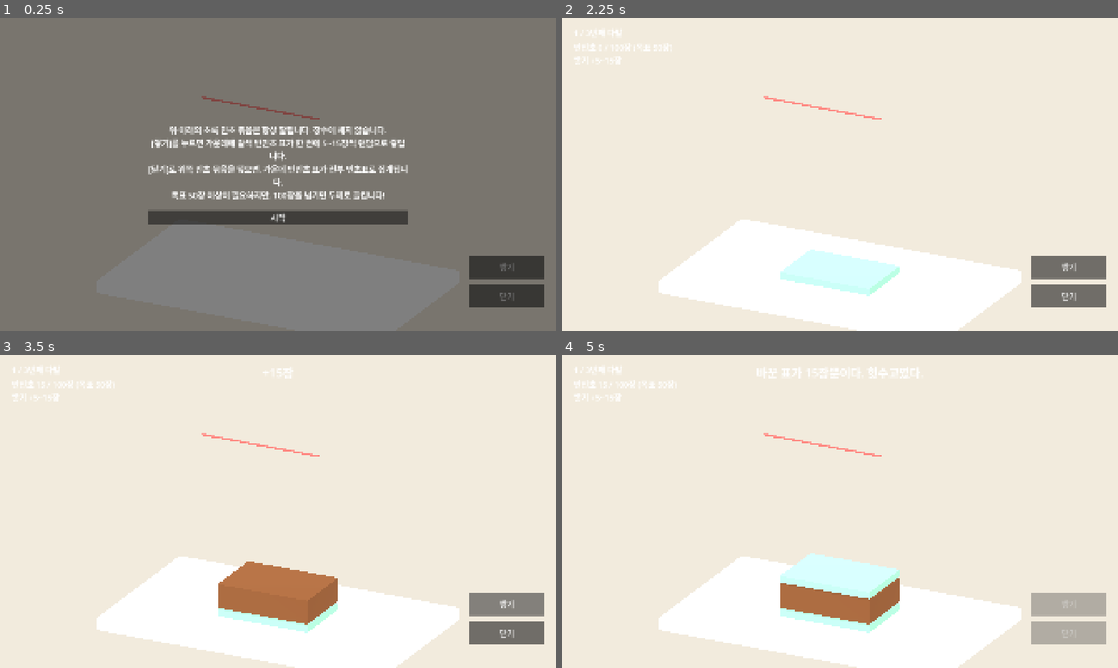
Above: before the commit, frames 1-4 (two rows, left to right).
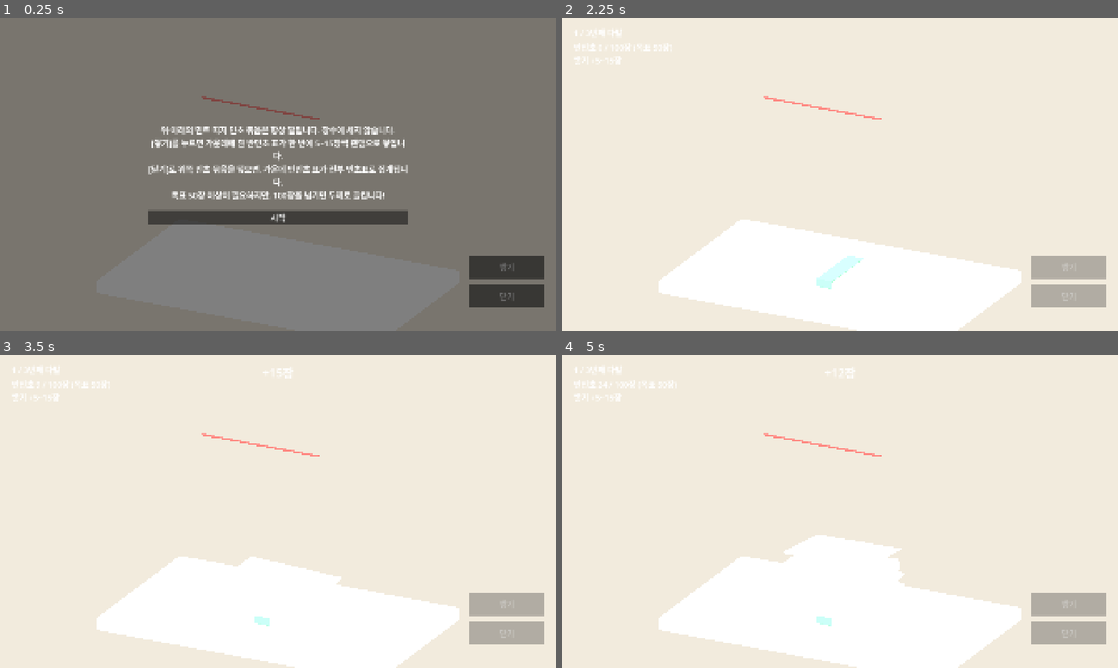
Above: after the commit, the same moments.

Repository: hahaha13791/mincho-game
Game: Godot game, scene res://minigames/sandwich_ballot/sandwich_ballot.tscn
Two runs of this game, one before a commit and one after it. Both use one fixed random seed, a clock stepped at 60 frames per second and the inputs below. This scene is started directly instead of the project's main scene.
Inputs (mouse positions are in pixels of both pictures, inside the frame that each line leads up to):
- Up to frame 1 (0.25 s): no input
- Up to frame 2 (2.25 s): click "쌓기" at 0.5 s; click "닫기" at 1.25 s; click "시작" at 2 s
- Up to frame 3 (3.5 s): click "쌓기" at 2.75 s
- Up to frame 4 (5 s): click (1067, 633) at 3.5 s, where only the run before the commit has a clickable "닫기"; click (1067, 605) at 4.25 s, where only the run after the commit has a clickable "쌓기"

The runs differ from the first frame. In frame 1, 1.2% of the frame differs, in the area x 29-73%, y 34-46%; in frame 2, 3.6%; in frame 3, 5.8%, in the area x 6-98%, y 8-93%; in frame 4, 5.7%.

Commit message:
feat(sandwich_ballot): 흰 종이가 한 장씩 쌓이는 연출, 민트 띠지 민초 묶음, 버스트 때 종이가 미끄러져 떨어짐
- props/paper_stack: 종이가 한 장씩 비스듬히 떨어져 삐뚤게 쌓이고 가끔 삐져나옴.
  민초 묶음은 민트 띠지(맨 위는 민트 '卜' 도장)로 툭 떨어짐. 버스트 때 흔들린 뒤 맨 위 종이가 탁자 밖으로
- 쌓이는 동안 버튼을 막고, 장수 표시는 종이가 내려앉을 때마다 오름. 판정은 그대로
- stamp_mark를 common/으로 옮겨 피아노표와 같이 씀
- sandwich_config에 sheet_interval 추가, 튜토리얼 문구 갱신

Co-Authored-By: Claude Opus 5.5 <noreply@anthropic.com>
Claude-Session: https://claude.ai/code/session_01Vwi6rniWjHWN2EhyiYoRbx

Diff:
--- a/minigames/piano_ballot/props/stamp_mark.tscn
+++ b/common/stamp_mark.tscn
@@ -1,6 +1,6 @@
 [gd_scene load_steps=3 format=3]
 
-[ext_resource type="Script" path="res://minigames/piano_ballot/props/stamp_mark.gd" id="1"]
+[ext_resource type="Script" path="res://common/stamp_mark.gd" id="1"]
 
 [sub_resource type="TorusMesh" id="ring"]
 inner_radius = 0.2
--- a/minigames/piano_ballot/piano_ballot.gd
+++ b/minigames/piano_ballot/piano_ballot.gd
@@ -9,7 +9,7 @@
 const WATCHER: PackedScene = preload("res://common/watcher.tscn")
 const CONVEYOR: PackedScene = preload("res://minigames/piano_ballot/props/conveyor.tscn")
 const STAMP: PackedScene = preload("res://minigames/piano_ballot/props/stamp.tscn")
-const STAMP_MARK: PackedScene = preload("res://minigames/piano_ballot/props/stamp_mark.tscn")
+const STAMP_MARK: PackedScene = preload("res://common/stamp_mark.tscn")
 const SPACING: float = 2.0 # 박자당 표 사이 거리
 const STAMPER_REST_Y: float = 2.5
 const STAMPER_PRESS_Y: float = 0.5
--- /dev/null
+++ b/minigames/sandwich_ballot/props/paper_stack.gd
@@ -0,0 +1,122 @@
+class_name PaperStack
+extends Node3D
+## 샌드위치표 다발 겉모습과 쌓이는 연출. 로직은 reset / add_bundle / add_sheets / collapse만 쓴다.
+## 반민초 표 = 흰 종이 한 장씩, 민초 묶음 = 민트 띠지를 두른 흰 종이 덩어리(맨 위 묶음엔 민트 '卜' 도장).
+
+signal sheet_landed ## 종이 한 장이 내려앉을 때마다
+
+const PALETTE: Palette = preload("res://common/style/palette.tres")
+const STAMP_MARK: PackedScene = preload("res://common/stamp_mark.tscn")
+const FALL_TIME: float = 0.12 # 종이 한 장이 떨어지는 시간
+const DROP_FROM: float = 0.7 # 이만큼 위에서 떨어진다
+const STICK_OUT_CHANCE: float = 0.12 # 옆으로 삐져나오는 종이 비율
+const SLIDE_OFF_X: float = 5.6 # 버스트 때 종이가 미끄러져 나가는 거리. 탁자 반폭(5)보다 커야 한다
+
+var bundle_xz: Vector2 = Vector2(3.2, 2.2)
+var sheet_h: float = 0.06
+var bundle_h: float = 0.25
+var interval: float = 0.05 # 종이 사이 간격(초)
+
+var _top_y: float = 0.0
+var _sheets: Array[Node3D] = []
+
+
+func reset(floor_y: float) -> void:
+	for c in get_children():
+		c.queue_free()
+	_sheets.clear()
+	_top_y = floor_y
+
+
+## 민초 묶음을 한 덩어리로 툭 떨어뜨린다. 끝나면 돌아온다(await 가능)
+func add_bundle(top: bool) -> void:
+	var y: float = _top_y + bundle_h / 2.0
+	_top_y += bundle_h
+	var bundle: Node3D = Node3D.new()
+	add_child(bundle)
+	_add_box(bundle, Vector3(bundle_xz.x, bundle_h * 0.94, bundle_xz.y), Vector3.ZERO, PALETTE.paper.darkened(0.03))
+	_add_box(bundle, Vector3(0.55, bundle_h + 0.02, bundle_xz.y + 0.02), Vector3.ZERO, PALETTE.mincho) # 띠지
+	if top:
+		var mark: Node3D = STAMP_MARK.instantiate()
+		mark.ink = PALETTE.mincho.darkened(0.2)
+		mark.scale = Vector3.ONE * 2.2
+		mark.position = Vector3(-0.9, bundle_h / 2.0 + 0.005, 0.1)
+		mark.rotation.y = randf_range(-0.3, 0.3)
+		bundle.add_child(mark)
+	bundle.position = Vector3(0, y + 2.0, 0)
+	var t: Tween = create_tween()
+	t.tween_property(bundle, "position:y", y, 0.18).set_ease(Tween.EASE_IN).set_trans(Tween.TRANS_QUAD)
+	t.tween_property(bundle, "scale", Vector3(1.03, 0.8, 1.03), 0.05) # 쿵: 살짝 눌렸다 펴짐
+	t.tween_property(bundle, "scale", Vector3.ONE, 0.1)
+	await t.finished
+
+
+## 종이를 n장 한 장씩 떨어뜨린다. 모두 내려앉으면 돌아온다(await 가능)
+func add_sheets(n: int) -> void:
+	var last: Tween
+	for i in n:
+		last = _drop_sheet()
+		if i < n - 1:
+			await get_tree().create_timer(interval).timeout
+	if last != null:
+		await last.finished
+
+
+## 버스트: 다발이 부르르 떨고 맨 위 종이 몇 장이 미끄러져 떨어진다
+func collapse() -> void:
+	var shake: Tween = create_tween()
+	for i in 6:
+		shake.tween_property(self, "position:x", 0.08 if i % 2 == 0 else -0.08, 0.04)
+	shake.tween_property(self, "position:x", 0.0, 0.04)
+	await shake.finished
+	# 탁자 가장자리 밖까지 옆으로 미끄러진 뒤 아래로 떨어진다(탁자를 뚫지 않게 두 단계)
+	var last: Tween
+	var k: int = mini(8, _sheets.size())
+	for i in k:
+		var s: Node3D = _sheets[_sheets.size() - 1 - i]
+		var dir: float = 1.0 if i % 3 != 0 else -1.0
+		var t: Tween = create_tween()
+		t.tween_interval(i * 0.05)
+		t.tween_property(s, "position:x", dir * randf_range(SLIDE_OFF_X, SLIDE_OFF_X + 1.0), 0.35).set_ease(Tween.EASE_IN).set_trans(Tween.TRANS_QUAD)
+		t.parallel().tween_property(s, "rotation:y", s.rotation.y + randf_range(-0.6, 0.6), 0.35)
+		t.tween_property(s, "position:y", s.position.y - 8.0, 0.4).set_ease(Tween.EASE_IN).set_trans(Tween.TRANS_QUAD)
+		t.parallel().tween_property(s, "rotation:z", -dir * randf_range(0.8, 1.4), 0.4)
+		last = t
+	if last != null:
+		await last.finished
+
+
+func _drop_sheet() -> Tween:
+	var y: float = _top_y + sheet_h / 2.0
+	_top_y += sheet_h
+	var sheet: Node3D = Node3D.new()
+	add_child(sheet)
+	_sheets.append(sheet)
+	var shade: Color = PALETTE.paper.darkened(randf_range(0.0, 0.07)) # 장마다 미세하게 달라 옆면에 결이 생긴다
+	_add_box(sheet, Vector3(bundle_xz.x * randf_range(0.97, 1.0), sheet_h * 0.85, bundle_xz.y * randf_range(0.97, 1.0)), Vector3.ZERO, shade)
+	var rest_pos: Vector3 = Vector3(randf_range(-0.04, 0.04), y, randf_range(-0.04, 0.04))
+	var rest_rot: Vector3 = Vector3(0, randf_range(-0.03, 0.03), 0)
+	if randf() < STICK_OUT_CHANCE: # 삐져나온 종이: 한쪽으로 크게 밀리고 끝이 살짝 들림
+		var along_x: bool = randf() < 0.6
+		var push: float = randf_range(0.15, 0.35) * (1.0 if randf() < 0.5 else -1.0)
+		rest_pos += Vector3(push, 0, 0) if along_x else Vector3(0, 0, push)
+		rest_rot += Vector3(randf_range(-0.03, 0.03), randf_range(-0.15, 0.15), randf_range(-0.03, 0.03))
+	sheet.position = rest_pos + Vector3(randf_range(-0.2, 0.2), DROP_FROM, randf_range(-0.1, 0.1))
+	sheet.rotation = rest_rot + Vector3(randf_range(-0.25, 0.25), randf_range(-0.2, 0.2), randf_range(-0.25, 0.25))
+	var t: Tween = create_tween().set_parallel(true).set_ease(Tween.EASE_OUT).set_trans(Tween.TRANS_QUAD)
+	t.tween_property(sheet, "position", rest_pos, FALL_TIME)
+	t.tween_property(sheet, "rotation", rest_rot, FALL_TIME)
+	t.chain().tween_callback(sheet_landed.emit)
+	return t
+
+
+func _add_box(parent: Node3D, size: Vector3, pos: Vector3, color: Color) -> void:
+	var m: MeshInstance3D = MeshInstance3D.new()
+	var mesh: BoxMesh = BoxMesh.new()
+	mesh.size = size
+	m.mesh = mesh
+	var mat: StandardMaterial3D = StandardMaterial3D.new()
+	mat.albedo_color = color
+	m.material_override = mat
+	m.position = pos
+	parent.add_child(m)
--- a/minigames/sandwich_ballot/sandwich_ballot.gd
+++ b/minigames/sandwich_ballot/sandwich_ballot.gd
@@ -2,7 +2,7 @@
 ## 샌드위치표(id: sandwich_ballot). 위·아래는 확정된 민초 묶음이고, 가운데에 반민초 표를 쌓을지(히트) 닫을지(스탠드) 고른다.
 ## 쌓기마다 정해진 범위(공개)의 랜덤 장수가 늘고, 가운데 반민초 표가 100장을 넘기면 버스트. 민초 묶음은 장수에 안 센다.
 
-enum State { TUTORIAL, PLAYING, BETWEEN, ENDED }
+enum State { TUTORIAL, PLAYING, ANIMATING, BETWEEN, ENDED }
 
 const PALETTE: Palette = preload("res://common/style/palette.tres")
 const CONFIG: SandwichConfig = preload("res://minigames/sandwich_ballot/sandwich_config.tres")
@@ -11,7 +11,7 @@
 const BREAD_H: float = 0.25 # 위·아래 민초 묶음 높이 (장수에 안 셈)
 const BUNDLE_XZ: Vector2 = Vector2(3.2, 2.2)
 const BETWEEN_TIME: float = 1.6
-const TUTORIAL_TEXT: String = "위·아래의 초록 민초 묶음은 항상 깔립니다. 장수에 세지 않습니다.\n[쌓기]를 누르면 가운데에 갈색 반민초 표가 한 번에 %d~%d장씩 랜덤으로 쌓입니다.\n[닫기]로 위쪽 민초 묶음을 덮으면, 가운데 반민초 표가 전부 민초표로 집계됩니다.\n목표 %d장 이상이 필요하지만, %d장을 넘기면 두께로 들킵니다!"
+const TUTORIAL_TEXT: String = "위·아래의 민트 띠지 민초 묶음은 항상 깔립니다. 장수에 세지 않습니다.\n[쌓기]를 누르면 가운데에 흰 반민초 표가 한 번에 %d~%d장씩 랜덤으로 쌓입니다.\n[닫기]로 위쪽 민초 묶음을 덮으면, 가운데 반민초 표가 전부 민초표로 집계됩니다.\n목표 %d장 이상이 필요하지만, %d장을 넘기면 두께로 들킵니다!"
 
 @export var id: StringName = &"sandwich_ballot"
 
@@ -19,11 +19,12 @@
 var _round: int = 0
 var _successes: int = 0
 var _min_sheets: int = 1 << 30
-var _sheets: int = 0 # 가운데 반민초 표 장수
-var _top_y: float # 다음 묶음이 놓일 아래 면 높이
+var _sheets: int = 0 # 가운데 반민초 표 장수(판정용. 누르는 순간 정해짐)
+var _shown: int = 0 # 화면 표시 장수(종이가 내려앉을 때마다 오름)
+var _line: MeshInstance3D
 
 @onready var _camera: Camera3D = $Camera3D
-@onready var _stack: Node3D = $Stack
+@onready var _stack: PaperStack = $Stack
 @onready var _hint: Label = $HUD/HintLabel
 @onready var _hit_button: Button = $HUD/Buttons/HitButton
 @onready var _stand_button: Button = $HUD/Buttons/StandButton
@@ -33,6 +34,13 @@
 	$Sun.rotation_degrees = Vector3(-50.0, 20.0, 0.0)
 	_camera.look_at_from_position(Vector3(5.0, 5.0, 10.0), Vector3(0.0, 0.5, 0.0))
 	_build_visuals()
+	_stack.bundle_xz = BUNDLE_XZ
+	_stack.sheet_h = SHEET_H
+	_stack.bundle_h = BREAD_H
+	_stack.interval = CONFIG.sheet_interval
+	_stack.sheet_landed.connect(func() -> void:
+		_shown += 1
+		_refresh())
 	_hit_button.pressed.connect(_on_hit)
 	_stand_button.pressed.connect(_on_stand)
 	Tutorial.open(self, TUTORIAL_TEXT % [CONFIG.add_min, CONFIG.add_max, CONFIG.gain_target, CONFIG.bust_limit], _start)
@@ -46,12 +54,13 @@
 func _next_round() -> void:
 	_round += 1
 	_sheets = 0
-	_top_y = FLOOR_Y
-	for c in _stack.get_children():
-		c.queue_free()
-	_push(BREAD_H, PALETTE.mincho) # 맨 아래는 확정된 민초 묶음
+	_shown = 0
+	_stack.reset(FLOOR_Y)
 	$HUD/RoundLabel.text = "%d / %d번째 다발" % [_round, CONFIG.rounds]
 	_hint.text = ""
+	_state = State.ANIMATING
+	_refresh()
+	await _stack.add_bundle(false) # 맨 아래는 확정된 민초 묶음
 	_state = State.PLAYING
 	_refresh()
 
@@ -61,17 +70,26 @@
 		return
 	var add: int = randi_range(CONFIG.add_min, CONFIG.add_max)
 	_sheets += add
-	_push(add * SHEET_H, PALETTE.anti_mincho)
 	_hint.text = "+%d장" % add
+	_state = State.ANIMATING
 	_refresh()
+	await _stack.add_sheets(add) # 한 장씩 쌓이는 동안 버튼은 막힌다
 	if _sheets > CONFIG.bust_limit:
-		_end_round(false, "%d장! 두께로 들켰다." % _sheets)
+		_hint.text = "%d장! 두께로 들켰다." % _sheets
+		_flash_line()
+		await _stack.collapse()
+		_end_round(false, _hint.text)
+		return
+	_state = State.PLAYING
+	_refresh()
 
 
 func _on_stand() -> void:
 	if _state != State.PLAYING:
 		return
-	_push(BREAD_H, PALETTE.mincho) # 위 민초 묶음도 확정
+	_state = State.ANIMATING
+	_refresh()
+	await _stack.add_bundle(true) # 위 민초 묶음도 확정
 	match SandwichRules.evaluate(_sheets, CONFIG.bust_limit, CONFIG.gain_target):
 		SandwichRules.Outcome.OK:
 			_min_sheets = mini(_min_sheets, _sheets)
@@ -111,7 +129,7 @@
 
 
 func _refresh() -> void:
-	$HUD/SheetLabel.text = "반민초 %d / %d장 (목표 %d장)\n쌓기 +%d~%d장" % [_sheets, CONFIG.bust_limit, CONFIG.gain_target, CONFIG.add_min, CONFIG.add_max]
+	$HUD/SheetLabel.text = "반민초 %d / %d장 (목표 %d장)\n쌓기 +%d~%d장" % [_shown, CONFIG.bust_limit, CONFIG.gain_target, CONFIG.add_min, CONFIG.add_max]
 	var playing: bool = _state == State.PLAYING
 	_hit_button.disabled = not playing
 	_stand_button.disabled = not playing
@@ -119,13 +137,12 @@
 
 # --- 화면 ---
 
-func _push(height: float, color: Color) -> void:
-	var m: MeshInstance3D = _box(Vector3(BUNDLE_XZ.x, height * 0.9, BUNDLE_XZ.y), color) # 살짝 얇게 해 묶음 사이 틈을 낸다
-	var y: float = _top_y + height / 2.0
-	_top_y += height
-	m.position = Vector3(0.0, y + 3.0, 0.0)
-	_stack.add_child(m)
-	create_tween().tween_property(m, "position:y", y, 0.15)
+# 버스트 때 100장 선이 깜빡인다
+func _flash_line() -> void:
+	for i in 4:
+		_line.visible = i % 2 == 1
+		await get_tree().create_timer(0.1).timeout
+	_line.visible = true
 
 
 func _box(size: Vector3, color: Color) -> MeshInstance3D:
@@ -156,6 +173,6 @@
 	add_child(table)
 
 	# 반민초 표 100장 선. 넘기면 버스트
-	var line: MeshInstance3D = _box(Vector3(4.2, 0.05, 0.05), PALETTE.danger)
-	line.position = Vector3(0.0, FLOOR_Y + BREAD_H + CONFIG.bust_limit * SHEET_H, 1.3)
-	add_child(line)
+	_line = _box(Vector3(4.2, 0.05, 0.05), PALETTE.danger)
+	_line.position = Vector3(0.0, FLOOR_Y + BREAD_H + CONFIG.bust_limit * SHEET_H, 1.3)
+	add_child(_line)
--- a/minigames/sandwich_ballot/sandwich_ballot.tscn
+++ b/minigames/sandwich_ballot/sandwich_ballot.tscn
@@ -1,6 +1,7 @@
-[gd_scene load_steps=2 format=3]
+[gd_scene load_steps=3 format=3]
 
 [ext_resource type="Script" path="res://minigames/sandwich_ballot/sandwich_ballot.gd" id="1"]
+[ext_resource type="Script" path="res://minigames/sandwich_ballot/props/paper_stack.gd" id="2"]
 
 [node name="SandwichBallot" type="Node3D"]
 script = ExtResource("1")
@@ -16,6 +17,7 @@
 shadow_opacity = 0.4
 
 [node name="Stack" type="Node3D" parent="."]
+script = ExtResource("2")
 
 [node name="HUD" type="CanvasLayer" parent="."]
 
--- a/minigames/sandwich_ballot/sandwich_config.gd
+++ b/minigames/sandwich_ballot/sandwich_config.gd
@@ -9,3 +9,4 @@
 @export var bust_limit: int = 100 ## 반민초 표가 이 장수를 넘으면 버스트
 @export var gain_target: int = 50 ## 다발 하나가 성공하려면 필요한 반민초 표 장수
 @export var perfect_sheets: int = 85 ## 모든 다발이 성공하고 전부 이 장수 이상이면 완전범죄
+@export var sheet_interval: float = 0.05 ## 쌓기 연출에서 종이가 한 장씩 떨어지는 간격(초)
Renamed: minigames/piano_ballot/props/stamp_mark.gd -> common/stamp_mark.gd
Renamed: minigames/piano_ballot/props/stamp_mark.gd.uid -> common/stamp_mark.gd.uid
Not shown, added: minigames/sandwich_ballot/props/paper_stack.gd.uid
